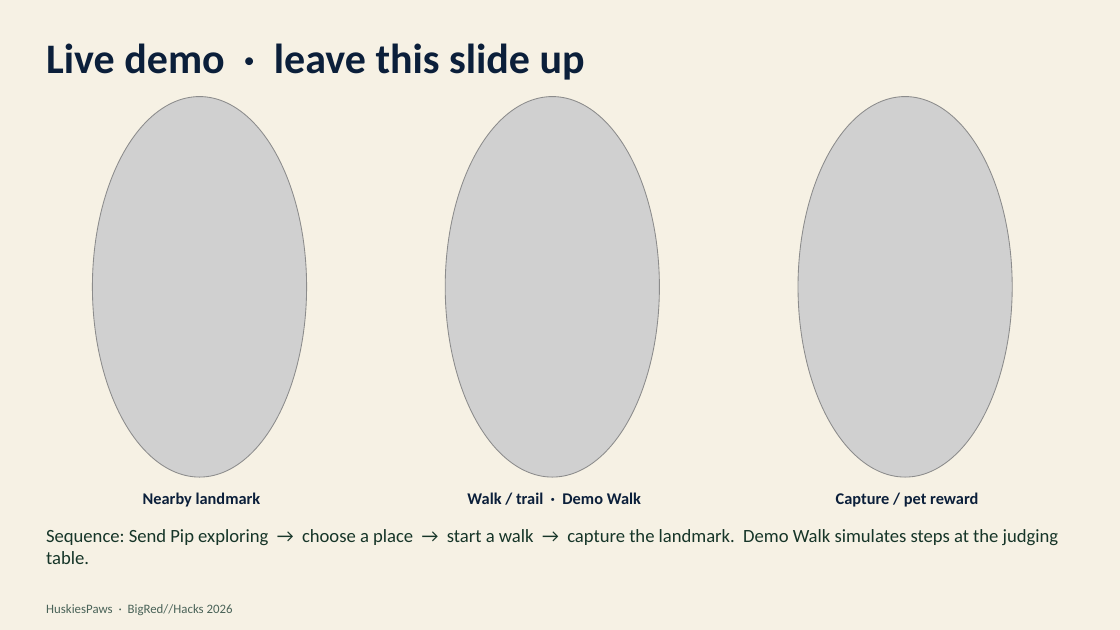
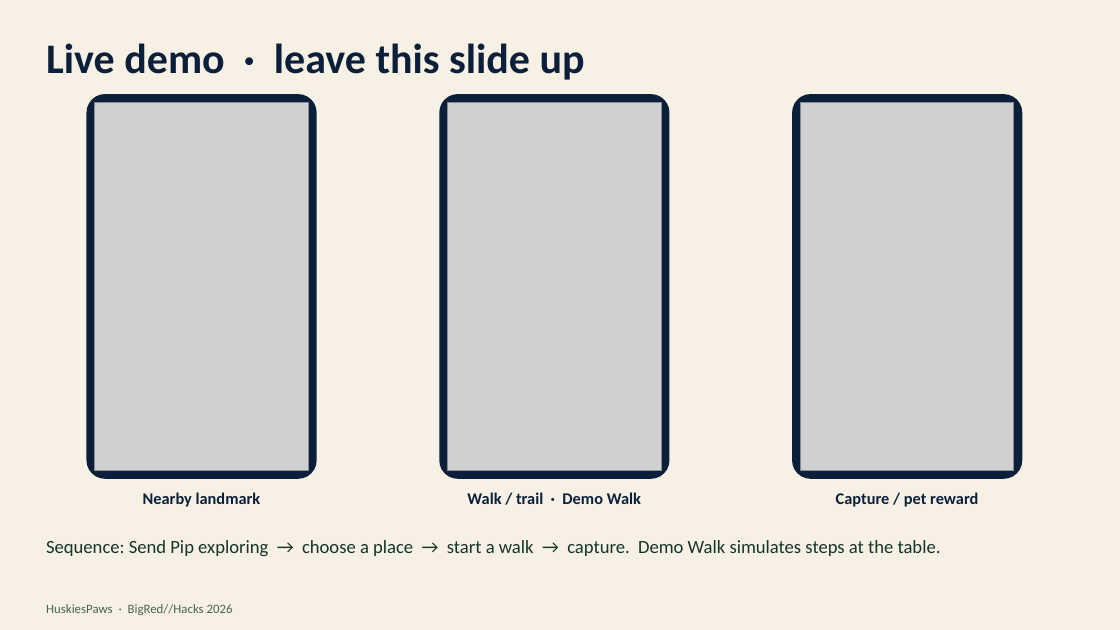
Before and after one commit to LuisMend12/HuskiesPaws, a slide deck: slide 4 of docs/presentation/HuskiesPaws-BigRedHacks-2026.pptx. Drawn at 1120x630 pixels with LibreOffice and Linux fonts; fonts in the diff are those of the drawing; grey boxes stand for pictures. Boxes give left, top, right and bottom in pixels: in the first picture for what was removed or moved away, otherwise in the second. Text is boxed around its words. In the diff, an @@ line names an element or a change of style, - is before the commit and + after.

Commit message:
updated the slides

```diff
--- a/docs/presentation/HuskiesPaws-BigRedHacks-2026.pptx
+++ b/docs/presentation/HuskiesPaws-BigRedHacks-2026.pptx
@@ rounded rectangle added at <box>87,94,317,479</box>, fill #0B1F3A @@
@@ picture: place and size @@
-picture at <box>92,97,307,477</box>
+picture at <box>95,103,308,471</box>
@@ rounded rectangle added at <box>439,94,670,479</box>, fill #0B1F3A @@
@@ picture: place and size @@
-picture at <box>445,97,660,477</box>
+picture at <box>448,103,661,471</box>
@@ rounded rectangle added at <box>792,94,1023,479</box>, fill #0B1F3A @@
@@ picture: place and size @@
-picture at <box>798,97,1012,477</box>
+picture at <box>801,103,1014,471</box>
@@ text at <box>46,540,941,556</box>: text changed @@
-Sequence: Send Pip exploring → choose a place → start a walk → capture the landmark. Demo Walk simulates steps at the judging table.
+Sequence: Send Pip exploring → choose a place → start a walk → capture. Demo Walk simulates steps at the table.
```
Also in this commit, not shown: 1 other slide changed, 13 other files.
